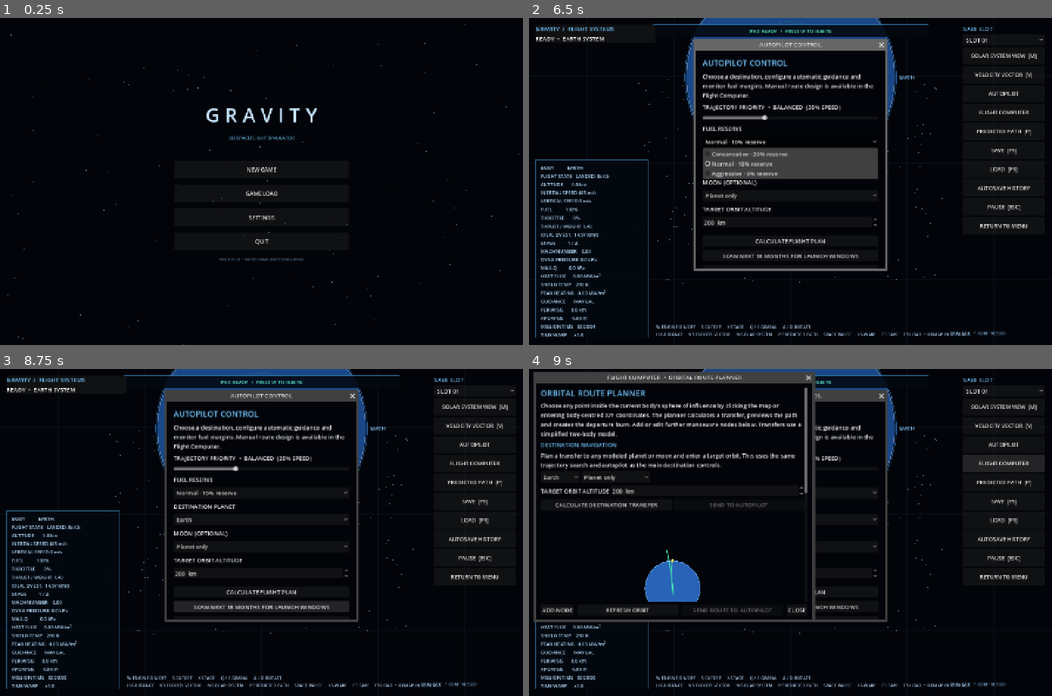
Above: before the commit, frames 1-4 (two rows, left to right).
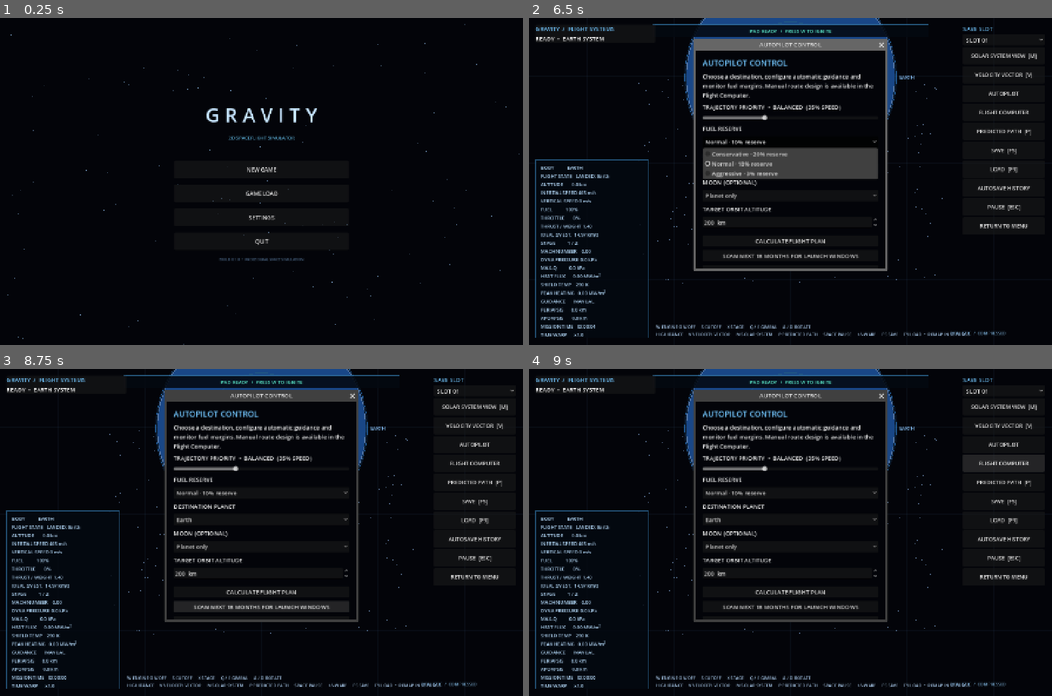
Above: after the commit, the same moments.

Repository: Blagos1195/Gravity-simulator
Game: Godot game, scene res://scenes/main.tscn
The game is run twice, just before and just after one commit, with the same random seed, the same clock (stepped at 60 frames per second) and the same inputs.
Inputs:
- Up to frame 1 (0.25 s): no input
- Up to frame 2 (6.5 s): click "NEW GAME" at 0.5 s; click "CONTINUE TO ROCKET BUILDER" at 1.25 s; click "LAUNCH VEHICLE" at 2 s; click "SLOT 01" at 2.75 s; click "SOLAR SYSTEM VIEW [M]" at 3.5 s; click "VELOCITY VECTOR [V]" at 4.25 s; click "AUTOPILOT" at 5 s; click "Normal · 10% reserve" at 5.75 s
- Up to frame 3 (8.75 s): click "Normal · 10% reserve" at 6.5 s; click "SCAN NEXT 18 MONTHS FOR LAUNC…" at 7.25 s; click "SCAN NEXT 18 MONTHS FOR LAUNC…" at 8 s
- Up to frame 4 (9 s): click "FLIGHT COMPUTER" at 8.75 s

Frames 1-3 are identical in both runs. In frame 4, 13% of the frame differs, in the area x 0-55%, y 0-78%.
Error after the commit: Parse Error: Identifier "planned_path" not declared in the current scope. (res://scripts/route_planner.gd:947)

Commit message:
Make manoeuvre nodes draggable along the full planned route

Diff:
--- a/Gravity/scripts/route_planner.gd
+++ b/Gravity/scripts/route_planner.gd
@@ -22,6 +22,7 @@
 var available_delta_v := 0.0
 var initial_available_delta_v := 0.0
 var nodes: Array[Dictionary] = []
+var planned_path_times := PackedFloat64Array()
 var selected_node_index := -1
 var loading_node := false
 var current_orbit_duration := 7200.0
@@ -943,24 +944,25 @@
 	_update_manoeuvre()
 
 func _drag_node_to_orbit_position(index: int, world_position: Vector2) -> void:
-	if index < 0 or index >= nodes.size() or current_path.size() < 2:
+	if index < 0 or index >= nodes.size() or planned_path.size() < 2 or planned_path_times.size() != planned_path.size():
 		return
 	if index == 0:
 		_invalidate_route_solution()
 	var nearest_index := 0
 	var nearest_distance := INF
-	for point_index in range(current_path.size()):
-		var distance: float = current_path[point_index].distance_squared_to(world_position)
+	for point_index in range(planned_path.size()):
+		var distance: float = planned_path[point_index].distance_squared_to(world_position)
 		if distance < nearest_distance:
 			nearest_distance = distance
 			nearest_index = point_index
-	var fraction := float(nearest_index) / float(current_path.size() - 1)
-	var time_offset := fraction * current_orbit_duration
-	var step_time := current_orbit_duration / float(current_path.size() - 1)
+	var time_offset: float = planned_path_times[nearest_index]
 	var before_index := maxi(0, nearest_index - 1)
-	var after_index := mini(current_path.size() - 1, nearest_index + 1)
-	var burn_position: Vector2 = current_path[nearest_index]
-	var burn_velocity: Vector2 = (current_path[after_index] - current_path[before_index]) / maxf(0.001, float(after_index - before_index) * step_time)
+	var after_index := mini(planned_path.size() - 1, nearest_index + 1)
+	var burn_position: Vector2 = planned_path[nearest_index]
+	var sample_duration: float = planned_path_times[after_index] - planned_path_times[before_index]
+	var burn_velocity: Vector2 = relative_velocity
+	if sample_duration > 0.001:
+		burn_velocity = (planned_path[after_index] - planned_path[before_index]) / sample_duration
 	var radial: Vector2 = burn_position.normalized()
 	var tangent := Vector2(-radial.y, radial.x)
 	if burn_position.cross(burn_velocity) < 0.0:
@@ -977,7 +979,8 @@
 	)
 	selected_node_index = 0
 	for node_index in range(nodes.size()):
-		if is_equal_approx(float(nodes[node_index].get("time_offset", 0.0)), time_offset):
+		var candidate: Dictionary = nodes[node_index]
+		if is_equal_approx(float(candidate.get("time_offset", 0.0)), time_offset) and is_equal_approx(float(candidate.get("prograde", 0.0)), float(node.get("prograde", 0.0))) and is_equal_approx(float(candidate.get("radial", 0.0)), float(node.get("radial", 0.0))):
 			selected_node_index = node_index
 			break
 	_rebuild_node_list()
@@ -1055,7 +1058,8 @@
 
 func _build_prediction_paths() -> void:
 	current_path = PackedVector2Array()
-	var planned_path := PackedVector2Array()
+	var planned_path := PackedVector2Array([relative_position])
+	planned_path_times = PackedFloat64Array([0.0])
 	var markers := PackedVector2Array()
 	var current_orbit: Dictionary = FlightComputer.orbital_state(relative_position, relative_velocity, gravitational_parameter)
 	var orbit_duration: float = 7200.0
@@ -1080,6 +1084,8 @@
 				break
 			var coast_result: Dictionary = _append_integrated_path(planned_path, plan_position, plan_velocity, coast_duration, coast_steps)
 			planned_path = coast_result.get("path", planned_path)
+			for sample_index in range(coast_steps):
+				planned_path_times.append(elapsed + coast_duration * float(sample_index + 1) / float(coast_steps))
 			plan_position = coast_result.get("position", plan_position)
 			plan_velocity = coast_result.get("velocity", plan_velocity)
 			integrated_steps += coast_steps
@@ -1098,8 +1104,11 @@
 			final_duration = TAU * sqrt(pow(final_axis, 3.0) / gravitational_parameter)
 	final_duration = route_duration if has_route_target else clampf(final_duration, 60.0, 30.0 * 86400.0)
 	var remaining_steps: int = 1440
+	var final_steps: int = clampi(int(ceil(final_duration / 120.0)), 1, remaining_steps)
 	var final_result: Dictionary = _append_integrated_path(planned_path, plan_position, plan_velocity, final_duration, remaining_steps)
 	planned_path = final_result.get("path", planned_path)
+	for sample_index in range(final_steps):
+		planned_path_times.append(elapsed + final_duration * float(sample_index + 1) / float(final_steps))
 	if has_route_target:
 		var body_radius := float(current_body.get("radius", 0.0))
 		for point in planned_path:
